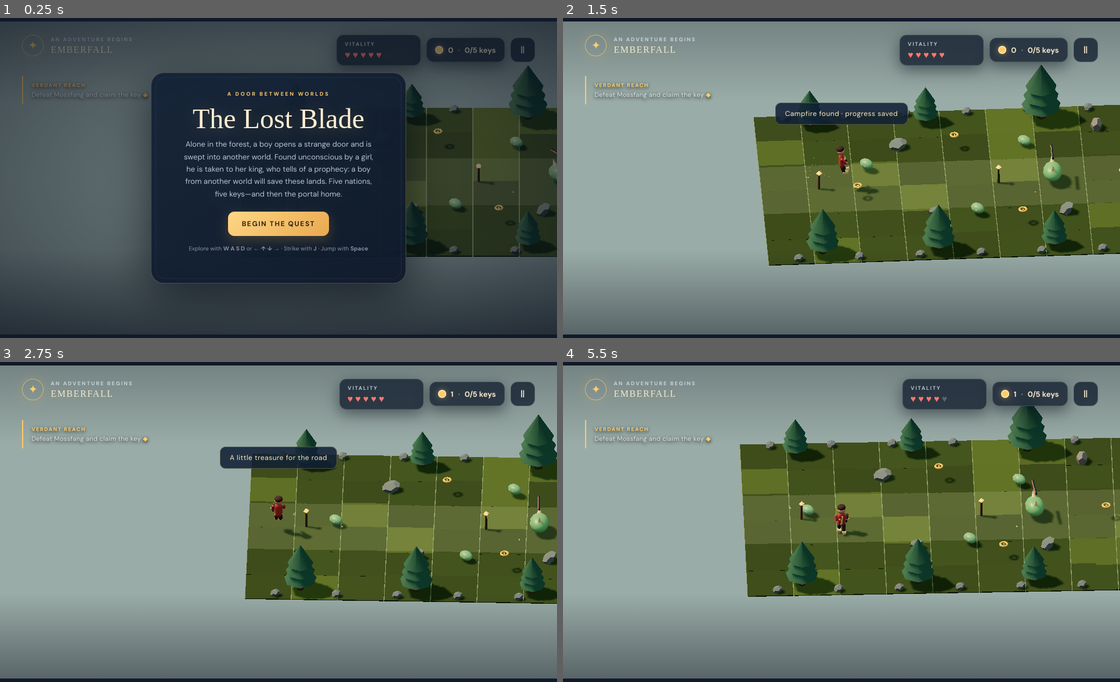
Above: before the commit, frames 1-4 (two rows, left to right).
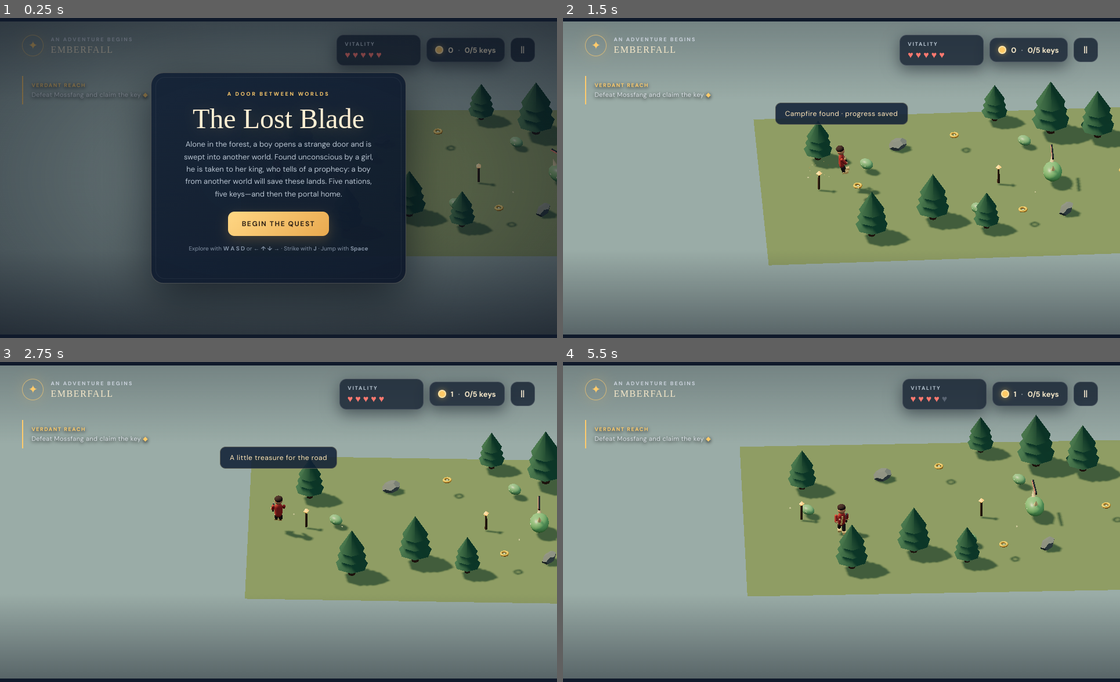
Above: after the commit, the same moments.

Repository: ahiyasam27-hub/PlayGround
Game: browser game, page index.html
Two runs of this game, one before a commit and one after it. Both use one fixed random seed, a clock stepped at 60 frames per second and the inputs below.
Inputs:
- Up to frame 1 (0.25 s): no input
- Up to frame 2 (1.5 s): click "BEGIN THE QUEST" at 0.27 s; hold Right from 1.03 s (still down); tap Space at 1.1 s
- Up to frame 3 (2.75 s): release Right at 1.53 s; hold Down 1.58-1.85 s; tap Space at 1.6, 2.1, 2.6 s; hold Left 1.9-2.47 s; hold Up from 2.52 s (still down)
- Up to frame 4 (5.5 s): release Up at 2.82 s; hold Right 2.87-3.53 s; tap Space every 0.5 s from 3.1 to 5.1 s; hold Up 3.58-3.82 s; hold Left 3.87-4.3 s; hold Down 4.35-4.68 s; hold Right 4.73-5.23 s; hold Down from 5.28 s (still down)

The runs differ from the first frame. In frame 1, 11% of the frame differs, in the area x 72-100%, y 14-75%; in frame 2, 29%; in frame 3, 24%; in frame 4, 32%, in the area x 31-100%, y 13-74%.

Commit message:
Save source and v2 conversation for issue #1
Run: 42341175534
Generation: 42341175534-1794037812670

Diff:
--- a/game.js
+++ b/game.js
@@ -114,48 +114,29 @@
 
   function buildEnvironment() {
     const floorGeo = new THREE.PlaneGeometry(REGION / SCALE, MAP_H / SCALE);
-    const tileGeo = new THREE.BoxGeometry(2.62, 0.055, 2.62);
     for (let r = 0; r < REGIONS.length; r++) {
       const center = worldAt(r * REGION + REGION / 2, MAP_H / 2, -0.12);
       const floor = addMesh(worldGroup, floorGeo, mat(REGIONS[r].ground), center, { rotation: [-Math.PI / 2, 0, Math.PI / 4], castShadow: false });
       floor.receiveShadow = true;
-      const count = 9 * 6;
-      const tiles = new THREE.InstancedMesh(tileGeo, mat(REGIONS[r].tile), count);
-      let i = 0;
-      for (let tx = 0; tx < 9; tx++) for (let ty = 0; ty < 6; ty++) {
-        const x = r * REGION + (tx + 0.5) * 80;
-        const y = (ty + 0.5) * (MAP_H / 6);
-        temp.position.copy(worldAt(x, y, -0.055 + random01(x + y) * 0.008));
-        temp.rotation.set(0, Math.PI / 4, 0);
-        temp.scale.set(1, 1, 1);
-        temp.updateMatrix();
-        tiles.setMatrixAt(i, temp.matrix);
-        const color = new THREE.Color(random01(x * 7 + y * 3) > 0.83 ? REGIONS[r].accent : REGIONS[r].tile);
-        color.multiplyScalar(0.88 + random01(x + y * 11) * 0.24);
-        tiles.setColorAt(i++, color);
-      }
-      tiles.instanceMatrix.needsUpdate = true;
-      if (tiles.instanceColor) tiles.instanceColor.needsUpdate = true;
-      tiles.castShadow = false;
-      tiles.receiveShadow = true;
-      worldGroup.add(tiles);
-      const path = addMesh(worldGroup, new THREE.PlaneGeometry(REGION / SCALE, 4.7), mat(REGIONS[r].accent, 1), worldAt(r * REGION + REGION / 2, MAP_H / 2, -0.015), { rotation: [-Math.PI / 2, 0, Math.PI / 4], castShadow: false });
-      path.material.transparent = true;
-      path.material.opacity = 0.19;
-      path.material.depthWrite = false;
     }
     buildTreesAndRocks();
     buildDecorativeLights();
   }
 
   function buildTreesAndRocks() {
-    for (let x = 95; x < WORLD; x += 200) {
-      for (const y of [28, MAP_H - 28]) {
+    for (let regionIndex = 0; regionIndex < REGIONS.length; regionIndex++) {
+      for (let i = 0; i < 7; i++) {
+        const seed = regionIndex * 17 + i;
+        const x = regionIndex * REGION + 34 + random01(seed + 20) * (REGION - 68);
+        const edge = random01(seed + 21) < 0.5 ? 0 : 1;
+        const y = edge === 0
+          ? 24 + random01(seed + 22) * (MAP_H / 2 - 96)
+          : MAP_H / 2 + 72 + random01(seed + 22) * (MAP_H / 2 - 96);
         const region = regionAt(x), g = new THREE.Group();
         const p = worldAt(x, y);
         g.position.set(p.x, 0, p.z);
         g.rotation.y = Math.PI / 4;
-        const s = 0.82 + random01(x + y) * 0.48;
+        const s = 0.82 + random01(seed + 23) * 0.48;
         addMesh(g, shared.trunk, mats.bark, v3(0, 0.66 * s, 0), { scale: [s, s, s] });
         const leafMat = region === 1 ? mats.snow : mat(REGIONS[region].leaf);
         for (let layer = 0; layer < 3; layer++) {
@@ -174,14 +155,6 @@
       const rock = addMesh(worldGroup, shared.rock, mat(i % 3 ? 0x68706a : 0x817c70), p, { scale: [0.55 + random01(i) * 0.6, 0.35 + random01(i + 2) * 0.35, 0.48 + random01(i + 3) * 0.5], rotation: [random01(i + 4), random01(i + 5), random01(i + 6)] });
       rock.castShadow = true;
       colliders.push({ x, y, r: 17 });
-    }
-    // Low, irregular stone borders make the traversable area read clearly without enclosing the path.
-    for (let i = 0; i < WORLD / 105; i++) {
-      for (const y of [8, MAP_H - 8]) {
-        const x = 52 + i * 105;
-        const p = worldAt(x, y, 0.16);
-        addMesh(worldGroup, shared.rock, mats.rock, p, { scale: [0.52, 0.3, 0.48], rotation: [0.1, random01(i + y) * 2, 0.2] });
-      }
     }
   }
 
Not shown, changed: .omgithub/checkpoint.json
